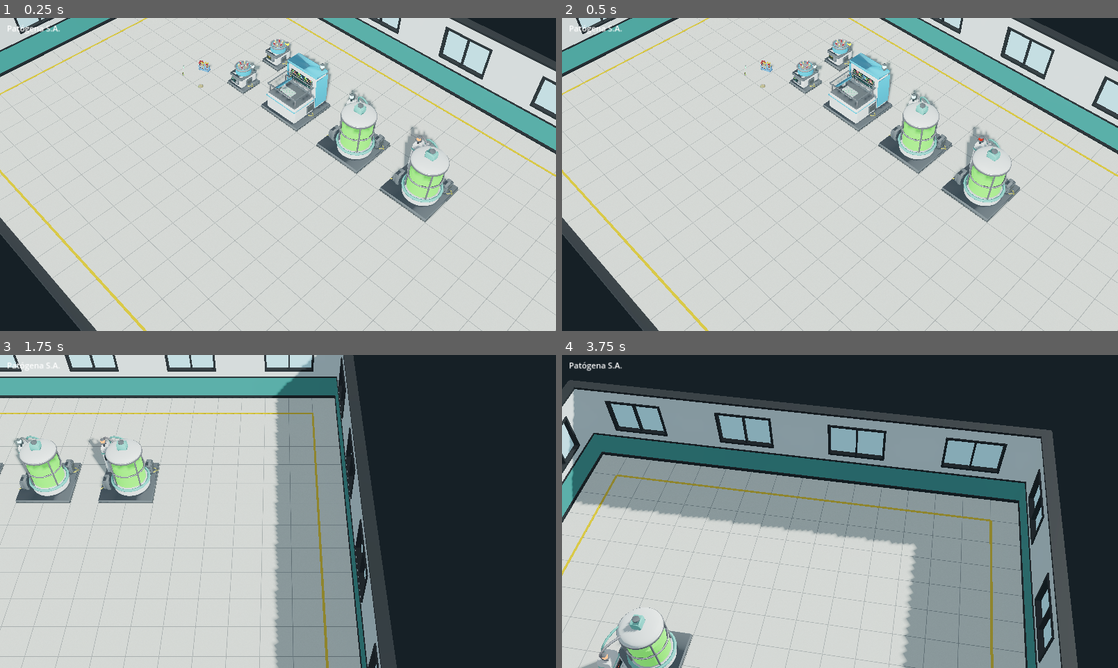
Above: before the commit, frames 1-4 (two rows, left to right).
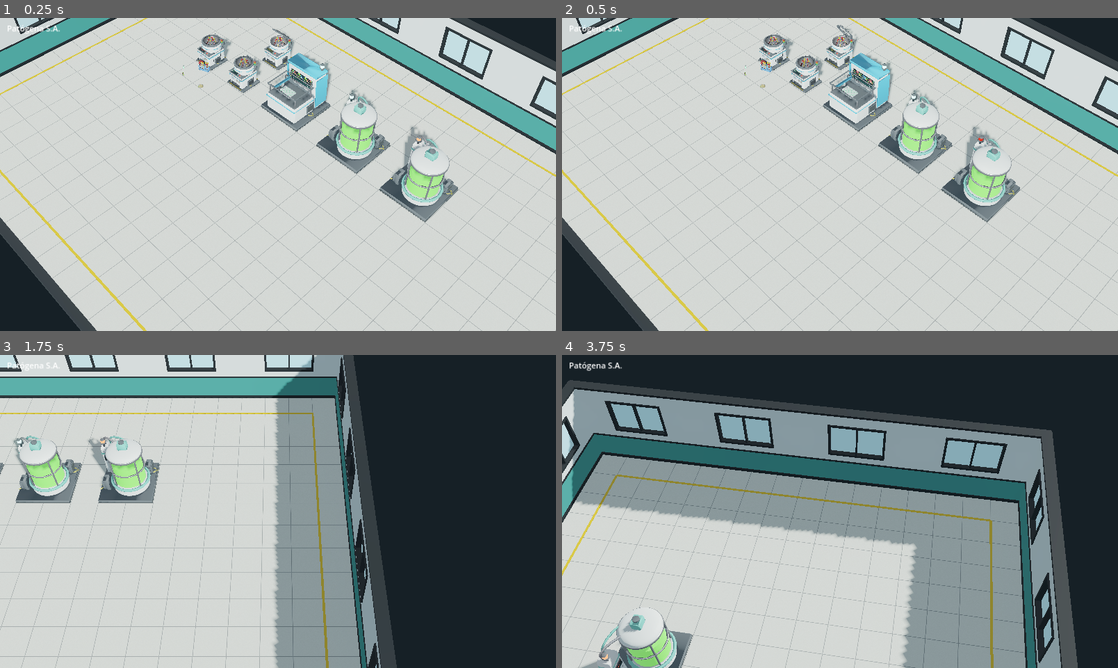
Above: after the commit, the same moments.

Repository: kutedo2001/Patogena
Game: Godot game, scene res://escenas/principal.tscn
The game is run twice, just before and just after one commit, with the same random seed, the same clock (stepped at 60 frames per second) and the same inputs.
Inputs (mouse positions are in pixels of both pictures, inside the frame that each line leads up to):
- Up to frame 1 (0.25 s): no input
- Up to frame 2 (0.5 s): no input
- Up to frame 3 (1.75 s): tap Enter at 0.5 s; move the mouse to (400, 495) at 0.52 s; hold Right (ui_right) 0.53-1.25 s; tap Q at 0.6 s; click (400, 495) at 0.67 s; drag from (166, 527) to (250, 574) at 1.27 s
- Up to frame 4 (3.75 s): tap Space at 2 s; move the mouse to (895, 442) at 2.02 s; hold Right (ui_right) 2.03-2.75 s; tap Q at 2.1, 3.6 s; drag from (812, 574) to (673, 464) at 2.77 s; tap Enter at 3.5 s; move the mouse to (1006, 558) at 3.52 s; hold Left (ui_left) from 3.53 s (still down)

The runs differ from the first frame. In frame 1, 1.1% of the frame differs, in the area x 35-53%, y 3-25%; in frame 2, 1.1%; in frame 3, less than 0.1%; in frame 4, less than 0.1%.

Commit message:
arte: centrífuga detallada con rotor de tubos, tapa con bisagra y torre de luces (P3.4c)
Co-Authored-By: Claude Opus 5.5 <noreply@anthropic.com>
Claude-Session: https://claude.ai/code/session_01FTH4Ncez4QxregiZRWV3gW

Diff:
--- a/scripts/maquina.gd
+++ b/scripts/maquina.gd
@@ -28,6 +28,9 @@
 var _cabezal: Node3D
 var _liquido: Node3D
 var _mat_baliza: StandardMaterial3D
+var _torre := {}            # Estado -> material de su lente (torre de luces de 3 colores)
+var _tapa: Node3D
+var _tapa_ang := 0.0
 var _mat_pantalla: StandardMaterial3D
 var _ui: PantallaMaquina
 var _progreso := 0.0
@@ -51,6 +54,12 @@
 	if _liquido:
 		_liq_y0 = _liquido.scale.y
 	_mat_baliza = _material_propio(_buscar("baliza"))
+	for par in [[Estado.TRABAJANDO, "baliza_v"], [Estado.SIN_MATERIAL, "baliza_a"], [Estado.AVERIA, "baliza_r"]]:
+		var m := _material_propio(_buscar(par[1]))
+		if m:
+			m.emission_enabled = true
+			_torre[par[0]] = m
+	_tapa = _buscar("tapa")
 	_montar_pantalla(_buscar("pantalla") as MeshInstance3D)
 	_t = randf() * 10.0
 
@@ -119,6 +128,23 @@
 		_ui.estado = estado
 		_ui.progreso = _progreso
 		_ui.velocidad = _vel_giro
+	if _tapa:
+		# la tapa se abre cuando la máquina espera material (se ve el rotor vacío esperando)
+		var objetivo := deg_to_rad(68.0) if estado == Estado.SIN_MATERIAL else 0.0
+		_tapa_ang = lerpf(_tapa_ang, objetivo, 1.0 - exp(-4.0 * dt))
+		_tapa.rotation.x = -_tapa_ang
+	if not _torre.is_empty():
+		for e in _torre:
+			var m: StandardMaterial3D = _torre[e]
+			var on: bool = e == estado
+			var brillo := 0.0
+			if on:
+				brillo = 3.0
+				if estado == Estado.SIN_MATERIAL:
+					brillo = 1.0 + 2.5 * (0.5 + 0.5 * sin(_t_estado * 4.0))
+				elif estado == Estado.AVERIA:
+					brillo = 4.0 if fmod(_t_estado, 0.5) < 0.25 else 0.3
+			m.emission_energy_multiplier = brillo
 	if _mat_baliza:
 		var c: Color = COLOR_BALIZA[estado]
 		var brillo := 4.0
--- a/scripts/materiales.gd
+++ b/scripts/materiales.gd
@@ -36,7 +36,9 @@
 	m.cull_mode = BaseMaterial3D.CULL_BACK
 	m.roughness = 0.12
 	m.metallic_specular = 0.5
-	m.rim_enabled = false
+	m.rim_enabled = true
+	m.rim = 0.3
+	m.rim_tint = 0.6
 	m.rim = 0.2
 	m.rim_tint = 0.2
 	_cache[clave] = m
--- a/scripts/principal.gd
+++ b/scripts/principal.gd
@@ -9,6 +9,7 @@
 const MAQUINAS := [
 	# [modelo, centro en metros (x, z), giro en grados, estado]
 	["res://assets/modelos/maquinas/centrifuga.glb", Vector2(-4.5, -2.5), 0.0, Maquina.Estado.TRABAJANDO, PantallaMaquina.Tipo.CENTRIFUGA],
+	["res://assets/modelos/maquinas/centrifuga.glb", Vector2(-6.5, -2.5), 0.0, Maquina.Estado.AVERIA, PantallaMaquina.Tipo.CENTRIFUGA],
 	["res://assets/modelos/maquinas/centrifuga.glb", Vector2(-4.5, -4.5), 0.0, Maquina.Estado.SIN_MATERIAL, PantallaMaquina.Tipo.CENTRIFUGA],
 	["res://assets/modelos/maquinas/secuenciador.glb", Vector2(-2.0, -3.0), 0.0, Maquina.Estado.TRABAJANDO, PantallaMaquina.Tipo.SECUENCIADOR],
 	["res://assets/modelos/maquinas/biorreactor.glb", Vector2(1.0, -3.0), 0.0, Maquina.Estado.TRABAJANDO, PantallaMaquina.Tipo.BIORREACTOR],
Binary file changed: assets/modelos/maquinas/centrifuga.glb
Binary file added: assets/modelos/maquinas/centrifuga_aviso_biorriesgo.png
Not shown, added: assets/modelos/maquinas/centrifuga_aviso_biorriesgo.png.import
Binary file added: assets/modelos/maquinas/centrifuga_aviso_rotor.png
Not shown, added: assets/modelos/maquinas/centrifuga_aviso_rotor.png.import
Binary file added: assets/modelos/maquinas/centrifuga_franja_peligro.png
Not shown, added: assets/modelos/maquinas/centrifuga_franja_peligro.png.import
Binary file added: assets/modelos/maquinas/centrifuga_placa_logo.png
Not shown, added: assets/modelos/maquinas/centrifuga_placa_logo.png.import
Binary file added: assets/modelos/maquinas/centrifuga_plasma.png
Not shown, added: assets/modelos/maquinas/centrifuga_plasma.png.import
Binary file added: assets/modelos/maquinas/centrifuga_sangre.png
(and 22 more such lines)
